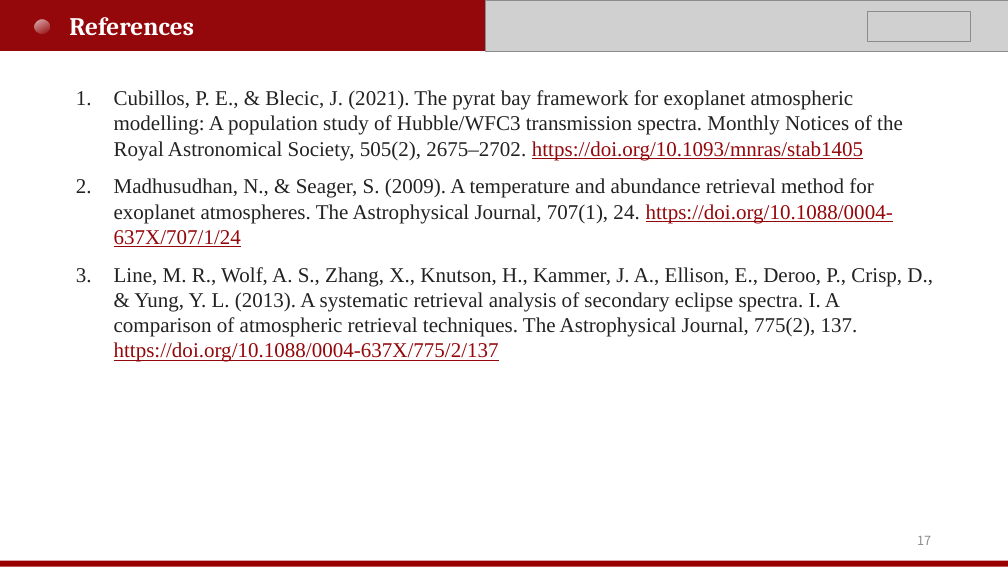
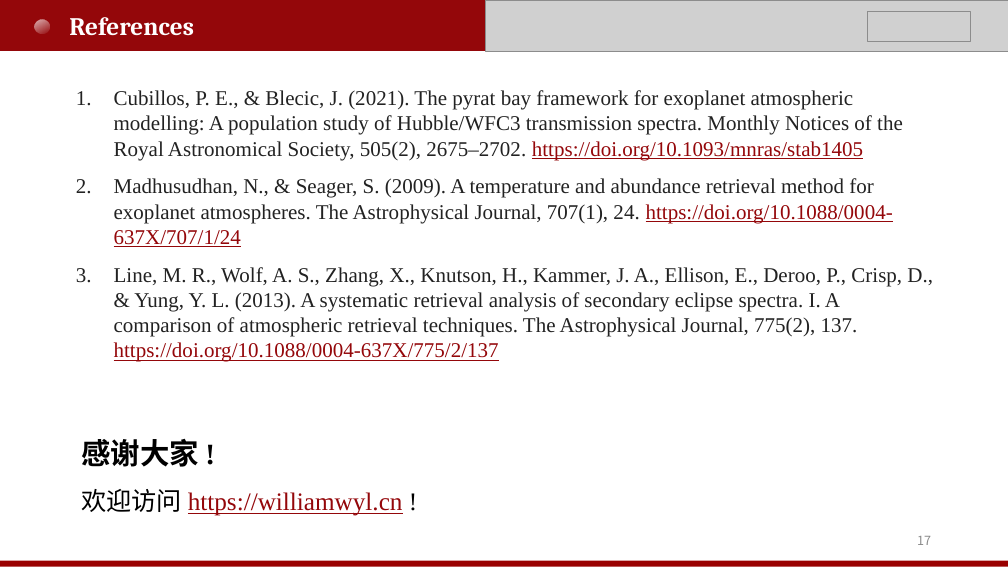
Before and after one commit to WYL-PKU/WYL-PKU.github.io, a slide deck: slide 17 of pdf/PASRML/王艺霖_基于机器学习的行星大气光谱反演.pptx. Drawn at 1008x567 pixels with LibreOffice and Linux fonts; fonts in the diff are those of the drawing; grey boxes stand for pictures. Boxes give left, top, right and bottom in pixels: in the first picture for what was removed or moved away, otherwise in the second. Text is boxed around its words. In the diff, an @@ line names an element or a change of style, - is before the commit and + after.

```diff
--- a/pdf/PASRML/王艺霖_基于机器学习的行星大气光谱反演.pptx
+++ b/pdf/PASRML/王艺霖_基于机器学习的行星大气光谱反演.pptx
@@ text added at [81,439,403,516], 24 pt, text #94070A, underline @@
+感谢大家 !
+欢迎访问 https://williamwyl.cn !
```
Also in this commit, not shown: 8 other slides changed, 2 other files.
